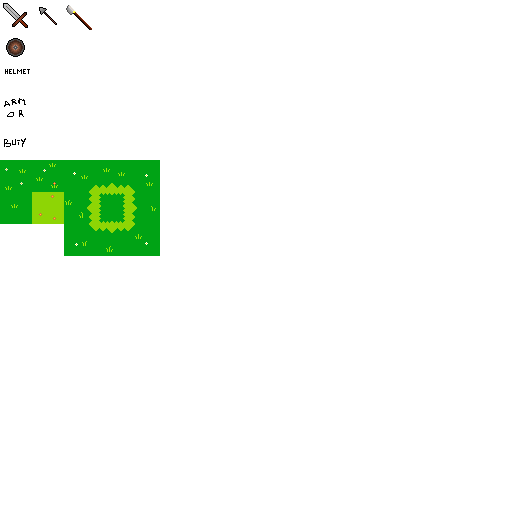
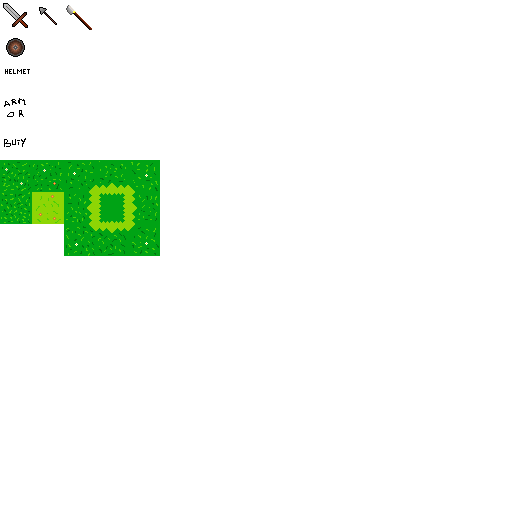
Layers edited between the first and the second (512, 512) image:
painted on "Warstwa" over [1, 161, 159, 256]
